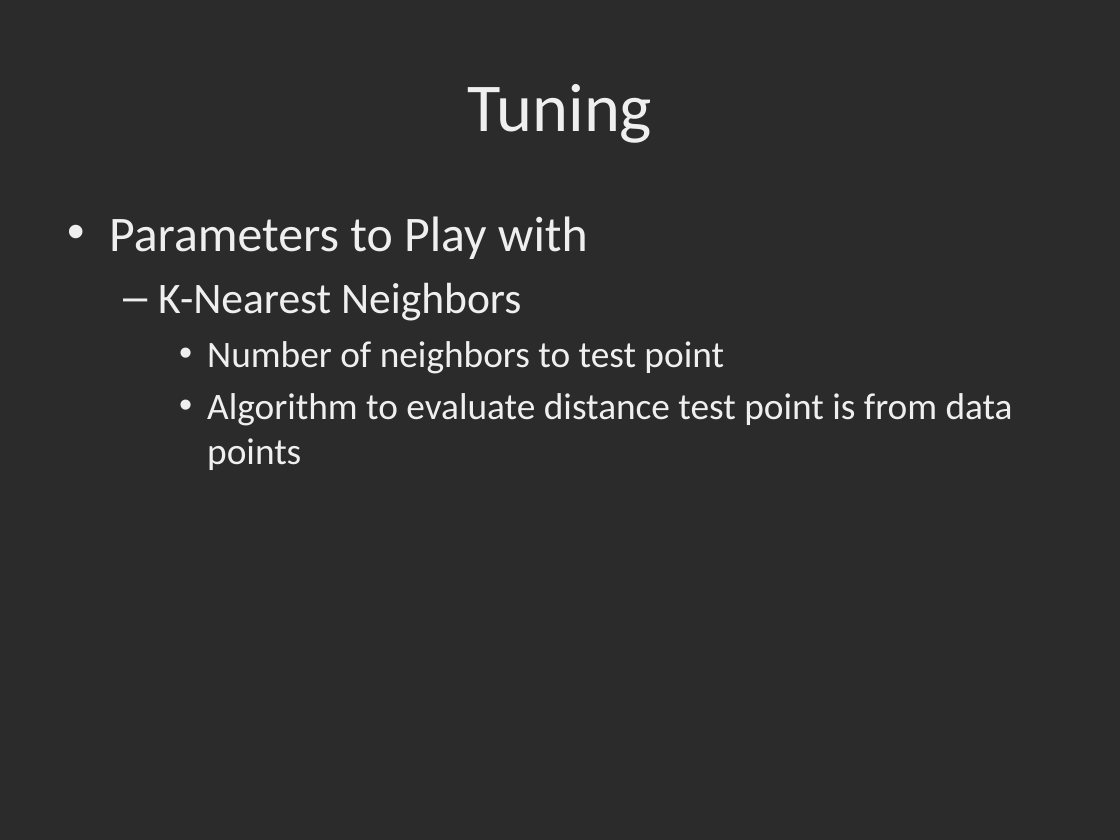
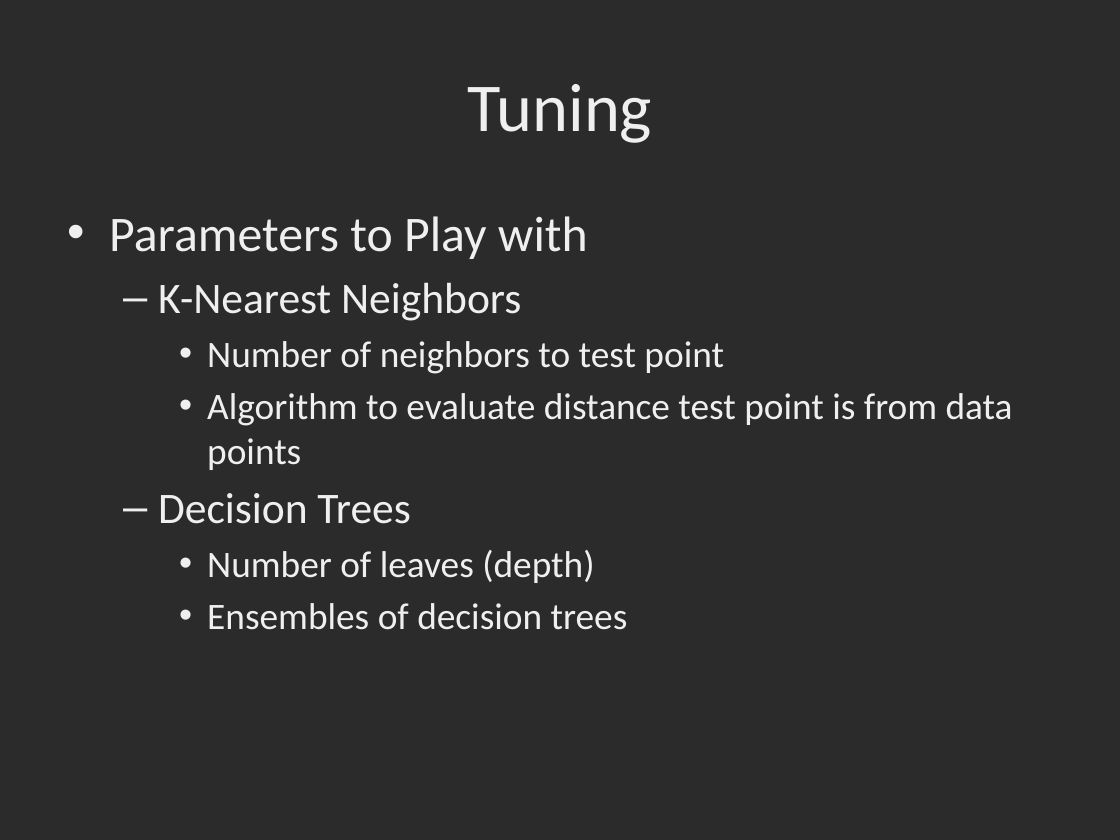
Before and after one commit to dbowmans46/PracticalProgramming, a slide deck: slide 110 of Session 7 - Python/Instructional Material/Session 7 - Python Brief Intro to Machine Learning with Scikit Learn.pptx (slide 84 before the commit). Drawn at 1120x840 pixels with LibreOffice and Linux fonts; fonts in the diff are those of the drawing; background and template pictures are left out; a plain dark background stands for a picture behind light text. Boxes give left, top, right and bottom in pixels: in the first picture for what was removed or moved away, otherwise in the second. Text is boxed around its words. In the diff, an @@ line names an element or a change of style, - is before the commit and + after.

Commit message:
Model evaluation slides added, added additional decision tree slides.

```diff
--- a/Session 7 - Python/Instructional Material/Session 7 - Python Brief Intro to Machine Learning with Scikit Learn.pptx
+++ b/Session 7 - Python/Instructional Material/Session 7 - Python Brief Intro to Machine Learning with Scikit Learn.pptx
@@ text at bbox=[158, 493, 628, 630]: paragraphs added @@
+  – Decision Trees
+    • Number of leaves (depth)
+    • Ensembles of decision trees
```
Also in this commit, not shown: 2 other slides changed, 27 slides added.
